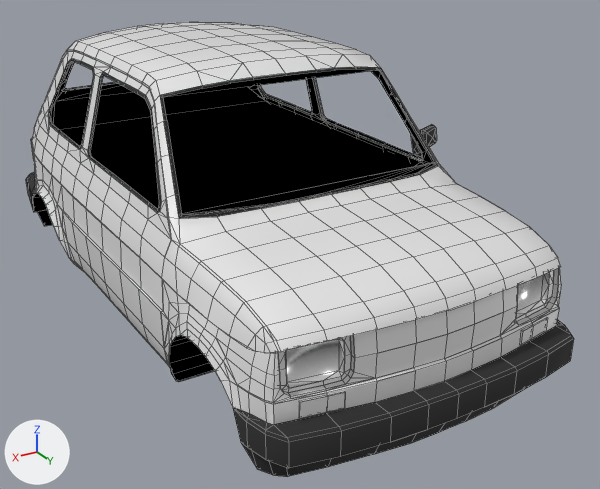
The Blender file Art/Vehicles/126p.blend as it was, and as the next commit left it.
One viewpoint serves both versions: a 50 mm camera at (1.61, 3.14, 1.4) aimed at (-0.17, 0.17, -0.09). Lighting does not change. The marker at lower left points along +X, +Y and +Z. The older version comes first. Mesh edges are drawn as thin lines.

The scene before the commit, as lines of its bpy script (objects in view):
```python
ob_car = bpy.data.objects.new('car', me_plane)
ob_car.location = (0.0, 0.0, 0.0)
```
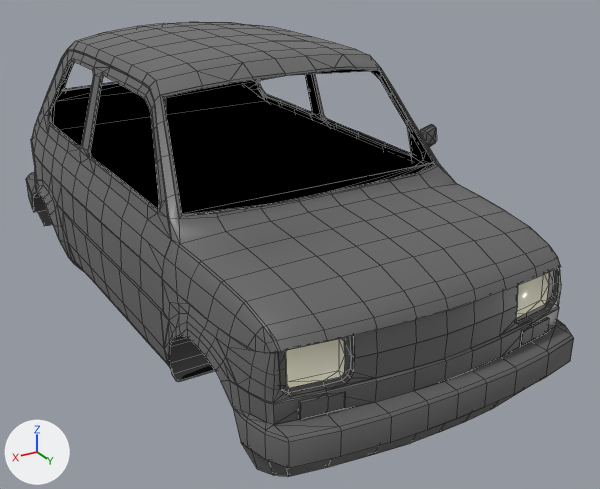
What changed in the scene script:
```text
Change mat_body:
    mat_body.base_color: (0.8, 0.8, 0.8) -> (0.125, 0.125, 0.125)  # white #e7e7e7 -> dark grey #636363
Change mat_plainnothing:
    where n1 = _N.new('ShaderNodeBsdfToon'); n1.name = 'Toon BSDF'
    n1.inputs[0].default_value: (0.0, 0.0, 0.0, 1.0) -> (0.124, 0.124, 0.124, 1.0)  # 'Color', black #000000 -> 'Color', dark grey #636363
Change mat_reflector:
    mat_reflector.metallic: 1.0 -> 0.0
Change mat_dullplastic:
    mat_dullplastic.base_color: (0.0236, 0.0236, 0.0236) -> (0.124, 0.124, 0.124)  # black #2a2a2a -> dark grey #636363
Add mat_taillights:
    mat_taillights = principled_material('taillights')
    mat_taillights.base_color = (0.276, 0.0804, 0.0837)  # brown #8f5052
Add mat_blinkers:
    mat_blinkers = principled_material('blinkers')
    mat_blinkers.base_color = (0.124, 0.124, 0.124)  # dark grey #636363
Change me_plane:
    used by ob_car; location = (0.0, 0.0, 0.0)
    remove me_plane.from_pydata(...)  # 2531 vertices, 1669 faces, 2 loose edges; spans x -0.78..0.72, y -1.59..1.45, z -0.33..0.79
    add me_plane.from_pydata(...)  # 2573 vertices, 1731 faces, 2 loose edges; spans x -0.78..0.72, y -1.59..1.45, z -0.33..0.79
    me_plane part 1: 15 vertices moved within x -0.78..0.52, y -0.91..1.33, z -0.09..0.7; 12 vertices removed from x -0.6..0.51, y -0.91..1.33, z -0.03..0.68; 49 vertices added at x -0.65..0.66, y -0.97..1.34, z -0.03..0.75
    other edits to the shape of me_plane do not show in these pictures
    remove me_plane.materials.append(mat_lights)  # white #e7e7e7
    add me_plane.materials.append(mat_taillights)  # brown #8f5052
    add me_plane.materials.append(mat_blinkers)  # dark grey #636363
```

Changed parts and their boxes [x1, y1, x2, y2] in the pictures (600 x 489 px):
'car', recoloured, surface changed, reshaped (white to grey)
    both: [26, 22, 574, 477]
part 1 of me_plane, reshaped
    before: [55, 49, 548, 419]
    after: [55, 49, 549, 420]
